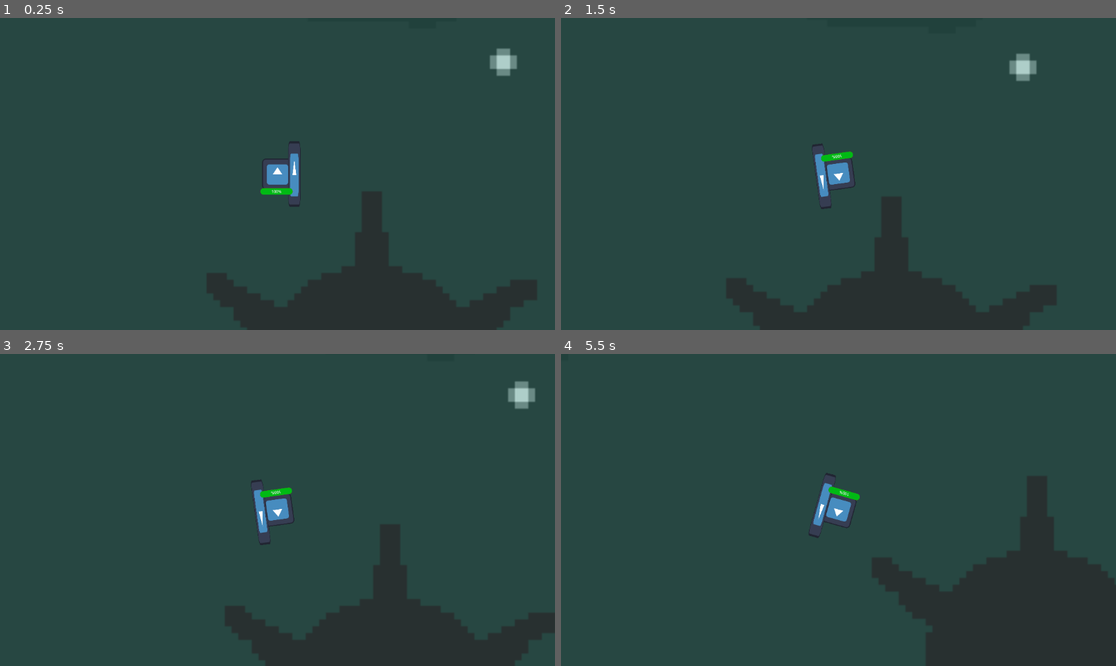
Above: before the commit, frames 1-4 (two rows, left to right).
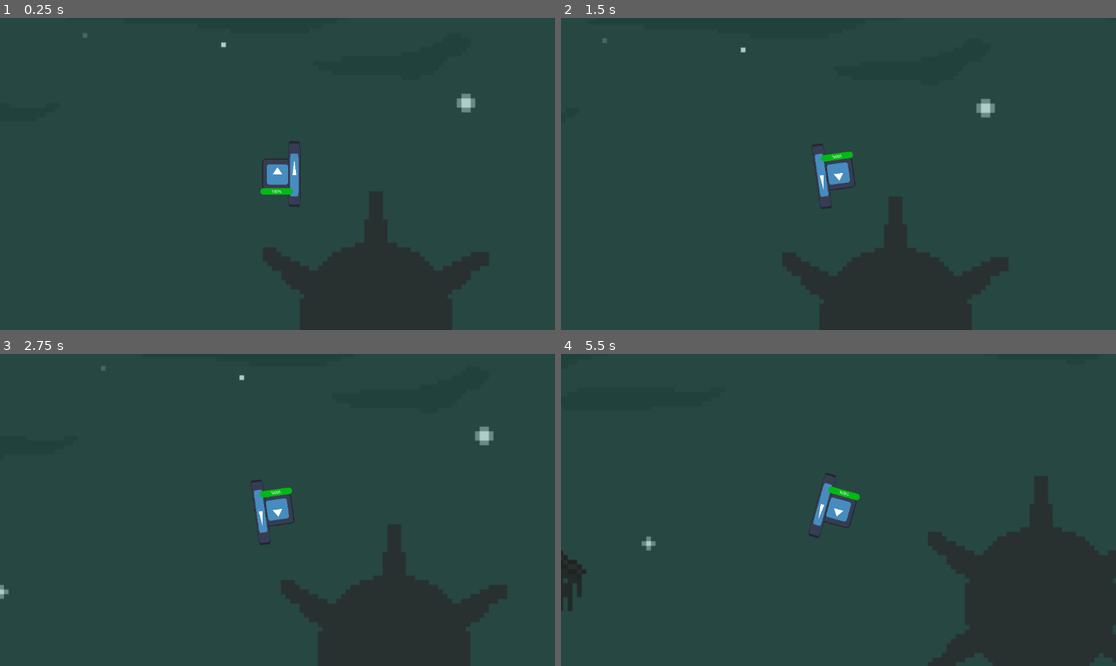
Above: after the commit, the same moments.

Repository: GavinWu42711/Campfire
Game: Godot game, scene res://Scenes/level_3.tscn
Two runs of this game, one before a commit and one after it. Both use one fixed random seed, a clock stepped at 60 frames per second and the inputs below. The project has no main scene, so this scene is started directly. The engine's default icon, where the game draws it, is replaced by a stand-in: a white triangle on a blue panel in a dark square.
Inputs (mouse positions are in pixels of both pictures, inside the frame that each line leads up to):
- Up to frame 1 (0.25 s): no input
- Up to frame 2 (1.5 s): tap Enter at 0.5 s; move the mouse to (960, 158) at 0.52 s; click (960, 158) at 0.6 s; tap Space at 1.25 s; move the mouse to (727, 189) at 1.27 s; right-click (727, 189) at 1.35 s
- Up to frame 3 (2.75 s): move the mouse to (333, 441) at 2.02 s; click (333, 441) at 2.1 s
- Up to frame 4 (5.5 s): move the mouse to (810, 572) at 2.77 s; right-click (810, 572) at 2.85 s; move the mouse to (1005, 556) at 3.52 s; click (1005, 556) at 3.6 s; move the mouse to (672, 463) at 4.27 s; right-click (672, 463) at 4.35 s; move the mouse to (866, 510) at 5.02 s; click (866, 510) at 5.1 s

The runs differ from the first frame. In frame 1, 0.5% of the frame differs, in the area x 14-94%, y 4-31%; in frame 2, 0.5%; in frame 3, 0.6%, in the area x 0-97%, y 4-79%; in frame 4, 0.5%.

Commit message:
rescaled background

Diff:
--- a/campfire/Scenes/level_3.tscn
+++ b/campfire/Scenes/level_3.tscn
@@ -646,8 +646,8 @@
 [node name="Level3" type="Node2D" unique_id=423755762]
 
 [node name="OrigBig" type="Sprite2D" parent="." unique_id=2063815661]
-position = Vector2(13.7777605, 15.749977)
-scale = Vector2(7, 7.062)
+position = Vector2(150, 33.999992)
+scale = Vector2(4.793084, 4.835538)
 texture = ExtResource("1_ng0s0")
 
 [node name="TileMapLayer" type="TileMapLayer" parent="." unique_id=1084803155]
